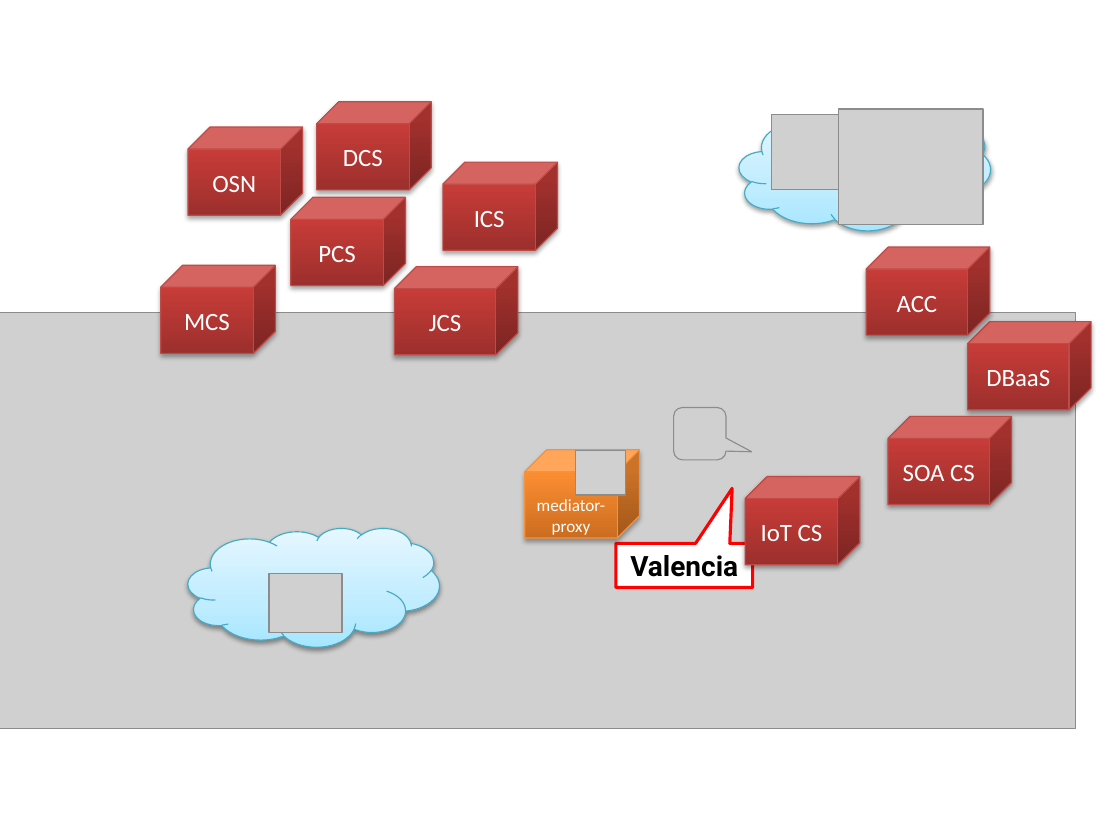
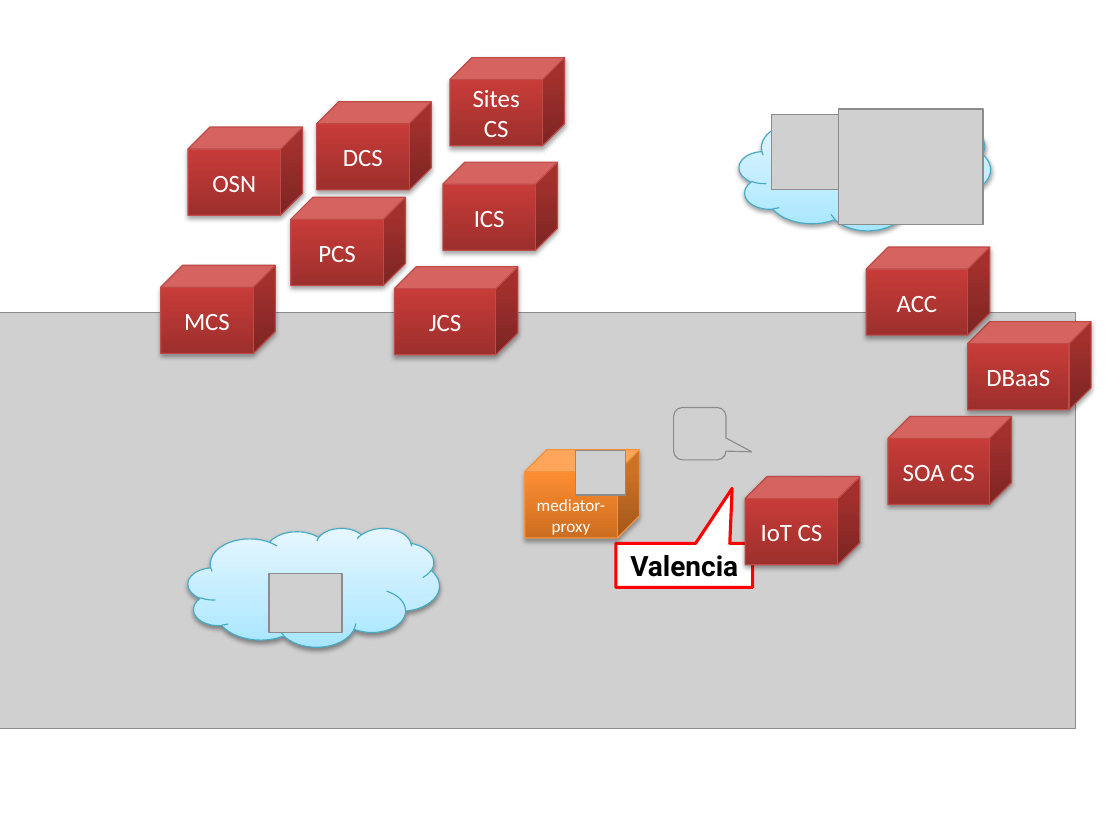
Before and after one commit to lucasjellema/aced-cloud-demo-ofmw2016-valencia, a slide deck: slide 6 of ofmw-forum2016-valencia-demo.pptx. Drawn at 1120x840 pixels with LibreOffice and Linux fonts; fonts in the diff are those of the drawing; grey boxes stand for pictures. Boxes give left, top, right and bottom in pixels: in the first picture for what was removed or moved away, otherwise in the second. Text is boxed around its words. In the diff, an @@ line names an element or a change of style, - is before the commit and + after.

Commit message:
Added Sites CS

```diff
--- a/ofmw-forum2016-valencia-demo.pptx
+++ b/ofmw-forum2016-valencia-demo.pptx
@@ cube added at (450, 57, 564, 146), fill gradient #9C2F2D to #CB3E3A to #CE3B37, outline #BF4C48 0.75 pt, 16 pt, text #FFFFFF @@
+Sites CS
```
Also in this commit, not shown: 5 other slides changed.
